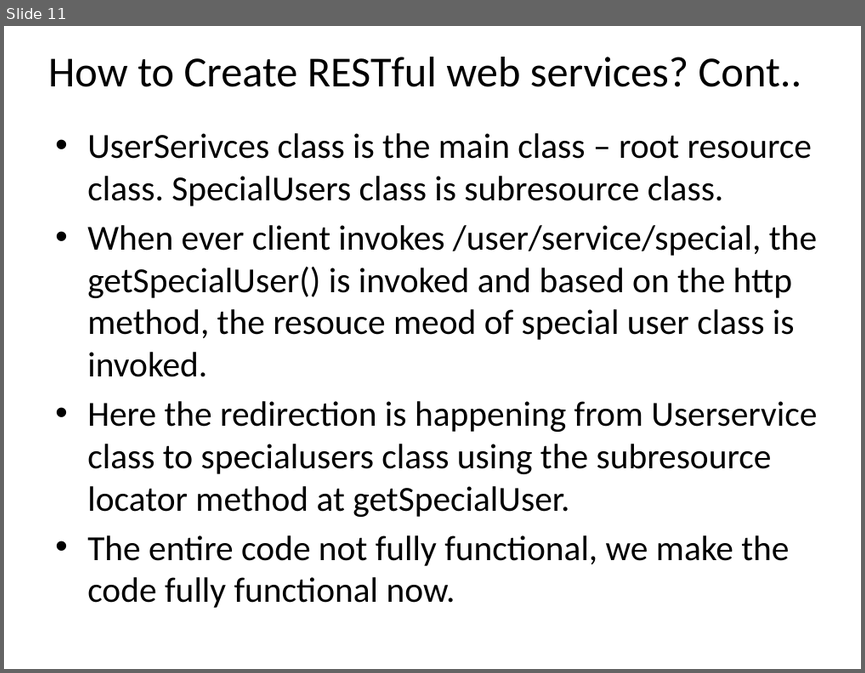
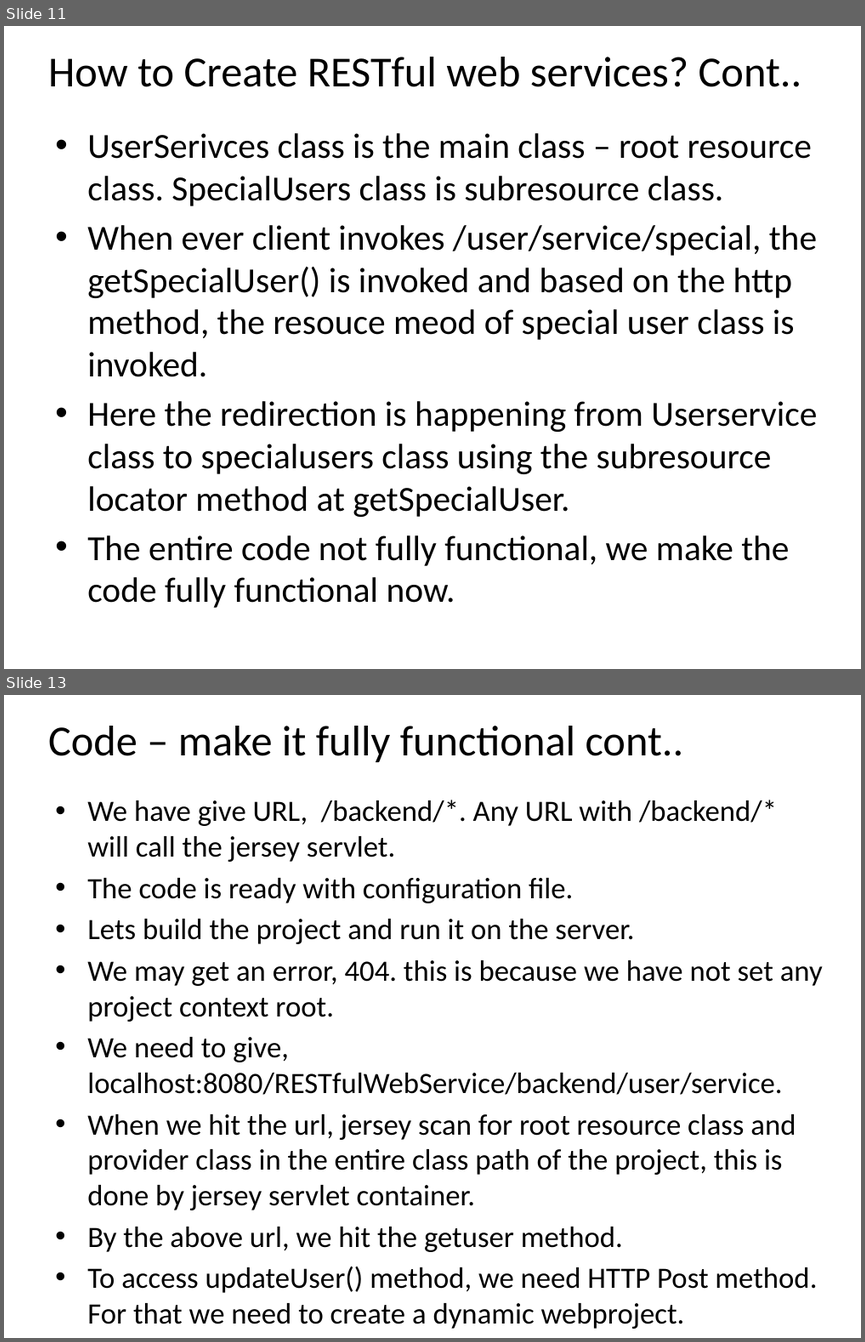
Before and after one commit to email2dorababu/SCALA_Reading, a slide deck: REST/REST_part1.pptx. Shown one above the other, each under a label of ours: slide 11 before the commit, slides 11 and 13 after it; the slides between them are not shown. The pictures are 865x673 and 865x1342 pixels, drawn with LibreOffice and Linux fonts; fonts in the diff are those of the drawing. Boxes give left, top, right and bottom in pixels: in the first picture for what was removed or moved away, otherwise in the second. Text is boxed around its words. In the diff, an @@ line names an element or a change of style, - is before the commit and + after.

```diff
--- a/REST/REST_part1.pptx
+++ b/REST/REST_part1.pptx
@@ slide 13 added at (4, 695, 861, 1338), background #FFFFFF @@
@@ title added at (48, 726, 684, 762), 36 pt, text #000000 @@
+Code – make it fully functional cont..
@@ text added at (87, 800, 823, 1328), 24.8 pt, text #000000 @@
+• We have give URL, /backend/*. Any URL with /backend/* will call the jersey servlet.
+• The code is ready with configuration file.
+• Lets build the project and run it on the server.
+• We may get an error, 404. this is because we have not set any project context root.
+• We need to give, localhost:8080/RESTfulWebService/backend/user/service.
+• When we hit the url, jersey scan for root resource class and provider class in the entire class path of the project, this is done by jersey servlet container.
+• By the above url, we hit the getuser method.
+• To access updateUser() method, we need HTTP Post method. For that we need to create a dynamic webproject.
```
Also in this commit, not shown: 2 slides changed, 1 other slide added, 4 other files.
